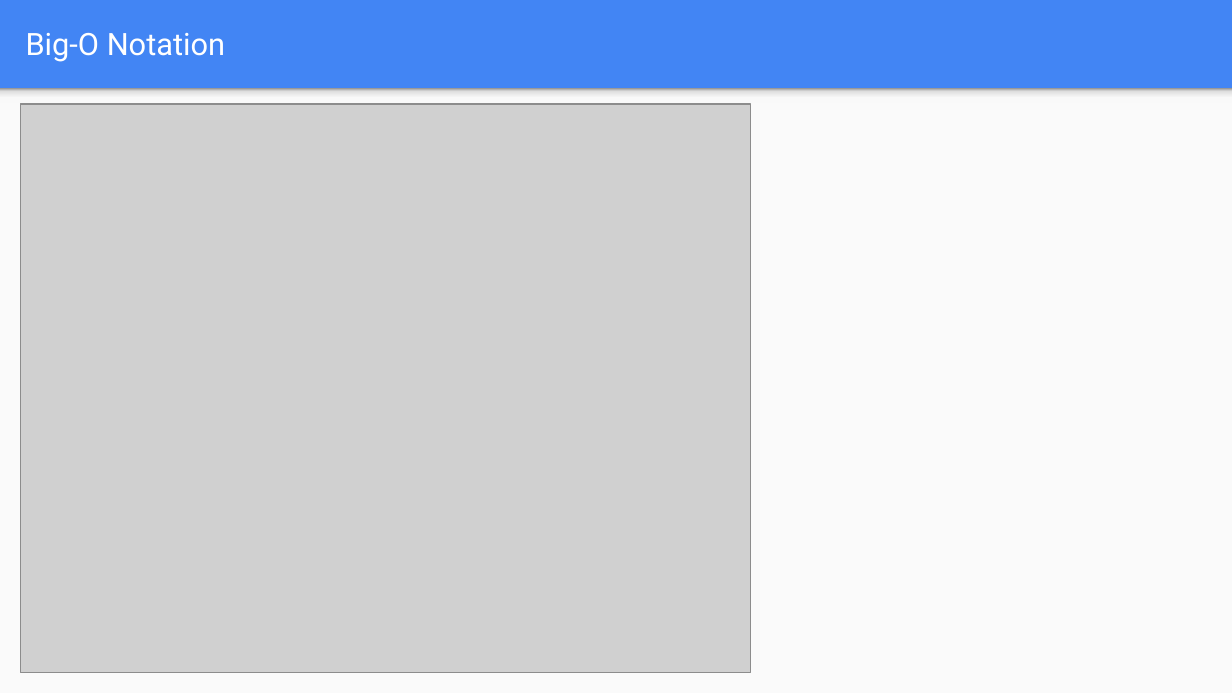
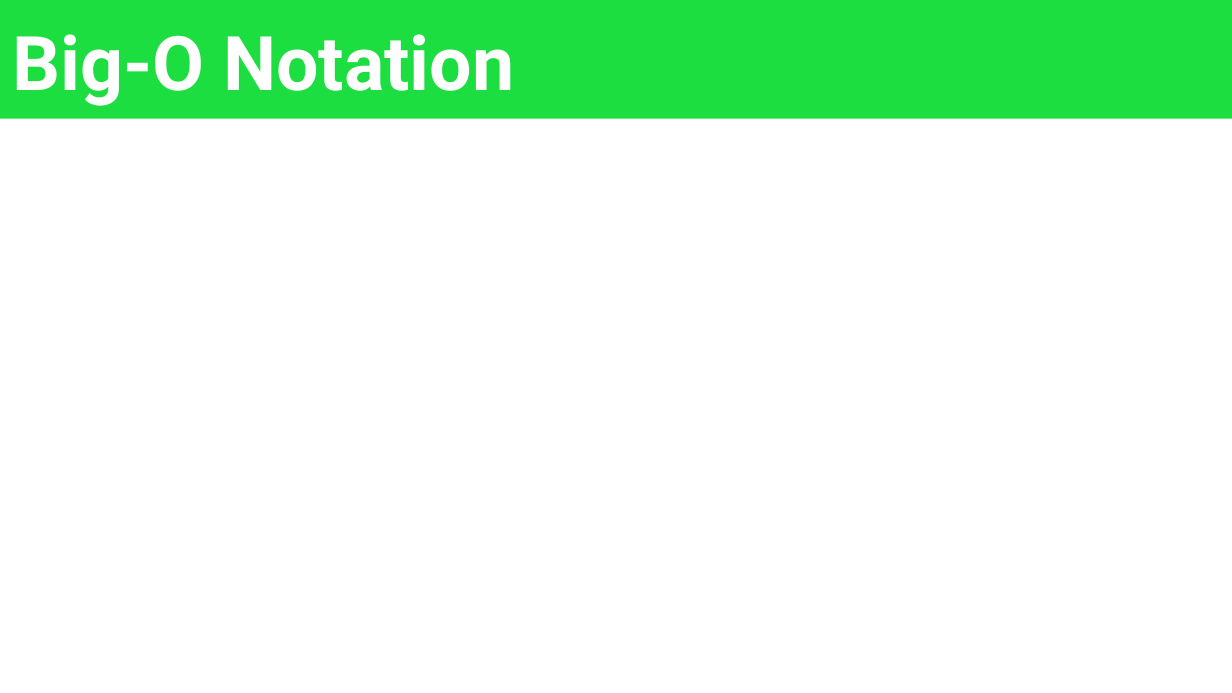
Before and after one commit to OMardil/INFO2, a slide deck: slide 5 of MOD09_Big_O/01 Presentacion/INFO2_MOD10-Análisis de Algoritmos.pptx (slide 20 before the commit). Drawn at 1232x693 pixels with LibreOffice and Linux fonts; fonts in the diff are those of the drawing; grey boxes stand for pictures. Boxes give left, top, right and bottom in pixels: in the first picture for what was removed or moved away, otherwise in the second. Text is boxed around its words. In the diff, an @@ line names an element or a change of style, - is before the commit and + after.

```diff
--- a/MOD09_Big_O/01 Presentacion/INFO2_MOD10-Análisis de Algoritmos.pptx
+++ b/MOD09_Big_O/01 Presentacion/INFO2_MOD10-Análisis de Algoritmos.pptx
@@ background #4285F4 to #FFFFFF @@
@@ title "Big-O Notation": place and size @@
-title "Big-O Notation" at [26, 33, 225, 62]
+title "Big-O Notation" at [0, 0, 1232, 118]
@@ title "Big-O Notation" at [0, 0, 1232, 118]: size 18 to 44 pt, bold on; line spacing 1 to 0.9; vertical alignment middle to bottom; fill none to #1CDE41 @@
@@ rectangle removed at [0, 89, 1232, 693] @@
@@ rectangle removed at [0, 89, 1232, 103] @@
@@ picture removed at [21, 103, 752, 671] @@
```
Also in this commit, not shown: 15 other slides changed, 15 slides added, 7 slides removed, 10 other files.
